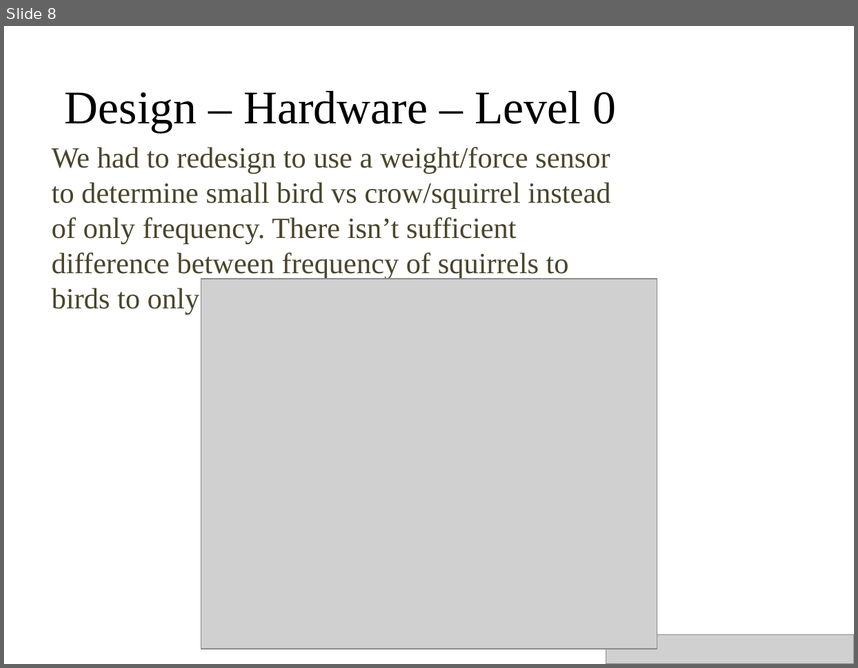
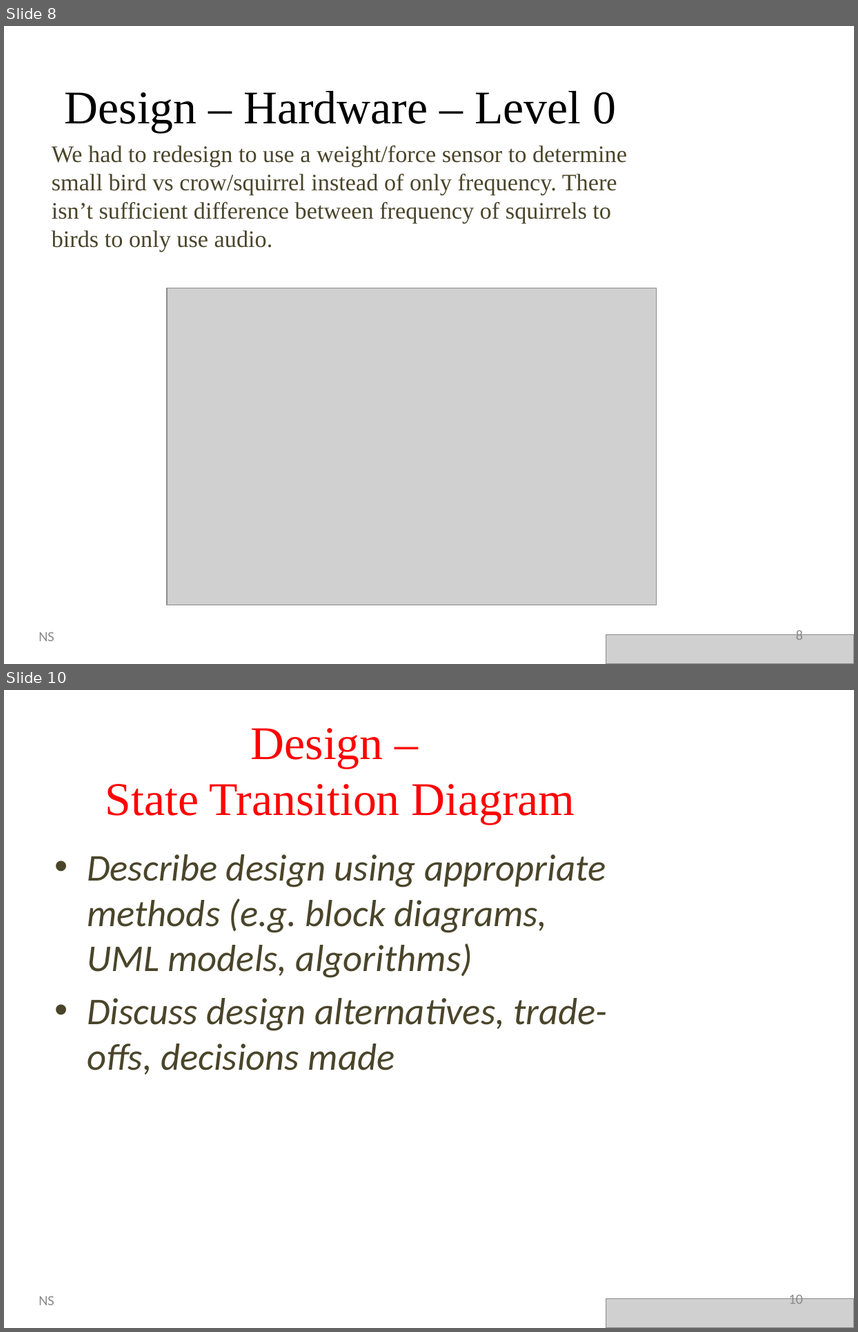
Before and after one commit to Stevie-Nicks-and-the-Xaybanha-Zhous/SelectiveBirdFeeder, a slide deck: Smart_Bird_Feeder_Presentation.pptx. Shown one above the other, each under a label of ours: slide 8 before the commit, slides 8 and 10 after it; the slides between them are not shown. The pictures are 858x668 and 858x1332 pixels, drawn with LibreOffice and Linux fonts; fonts in the diff are those of the drawing; grey boxes stand for pictures; background and template pictures are left out. Boxes give left, top, right and bottom in pixels: in the first picture for what was removed or moved away, otherwise in the second. Text is boxed around its words. In the diff, an @@ line names an element or a change of style, - is before the commit and + after.

```diff
--- a/Smart_Bird_Feeder_Presentation.pptx
+++ b/Smart_Bird_Feeder_Presentation.pptx
@@ slide 10 added at (4, 690, 854, 1328), background picture (left out) @@
@@ title added at (105, 728, 575, 824), 39.6 pt, text #FF0000 @@
+Design –
+State Transition Diagram
@@ text added at (87, 854, 607, 1074), 32 pt, text #4A452A, italic @@
+• Describe design using appropriate methods (e.g. block diagrams, UML models, algorithms)
+• Discuss design alternatives, trade-offs, decisions made
@@ text added at (38, 1296, 54, 1305), 12 pt, text #8C8C8C @@
+NS
@@ picture added at (606, 1299, 854, 1328) @@
@@ page number added at (789, 1292, 803, 1303), 12 pt, text #8C8C8C @@
+10
@@ slide 8 changed as well @@
@@ text "We had to redesign to ..." at (52, 145, 627, 252): size 24.8 to 20 pt @@
@@ picture: place and size @@
-picture at (201, 279, 657, 648)
+picture at (168, 288, 657, 604)
@@ text added at (38, 632, 54, 641), 12 pt, text #8C8C8C @@
+NS
@@ page number added at (796, 628, 803, 639), 12 pt, text #8C8C8C @@
+8
```
Also in this commit, not shown: 11 other slides changed, 6 other slides added, 4 slides removed.
